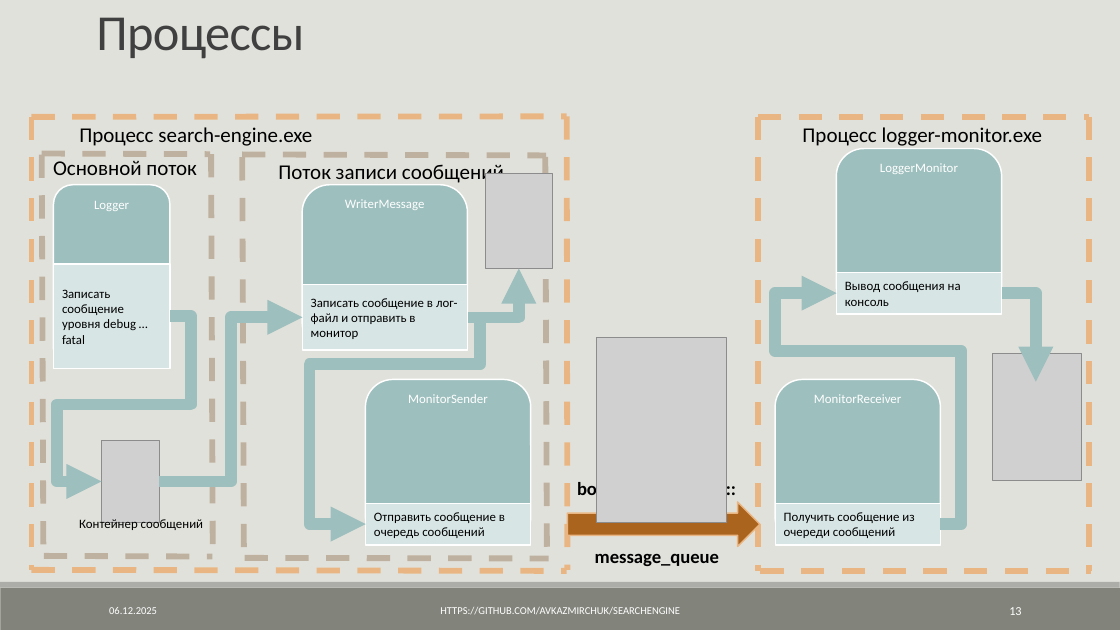
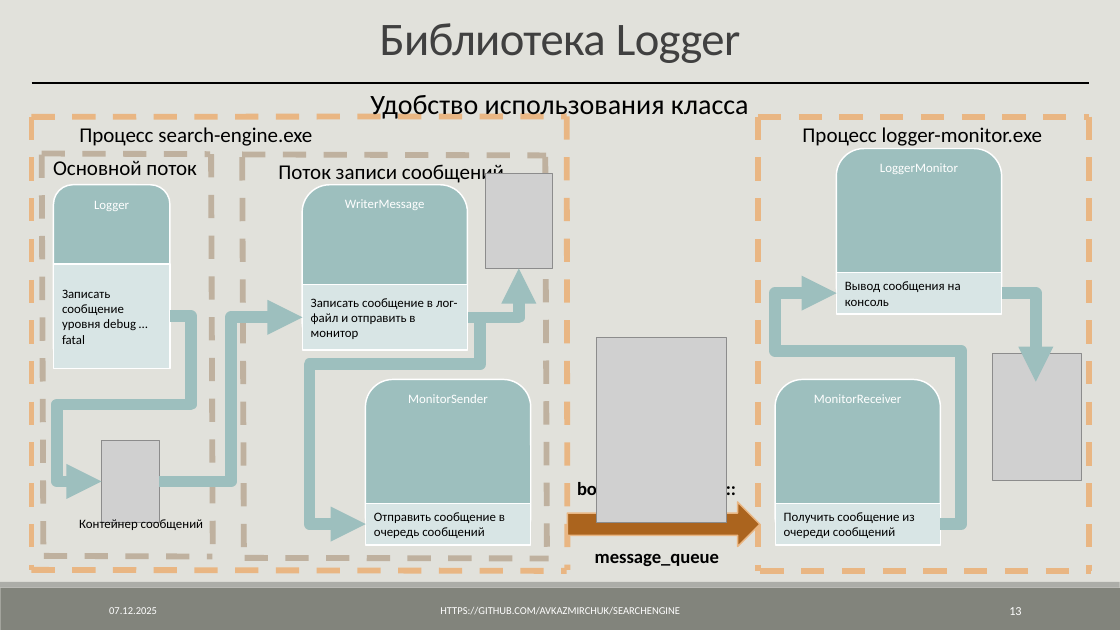
Before and after one commit to AVKazmirchuk/SearchEngine, a slide deck: slide 13 of presentation/защита.pptx. Drawn at 1120x630 pixels with LibreOffice and Linux fonts; fonts in the diff are those of the drawing; grey boxes stand for pictures. Boxes give left, top, right and bottom in pixels: in the first picture for what was removed or moved away, otherwise in the second. Text is boxed around its words. In the diff, an @@ line names an element or a change of style, - is before the commit and + after.

```diff
--- a/presentation/защита.pptx
+++ b/presentation/защита.pptx
@@ text removed at <box>96,17,304,59</box> @@
-Процессы
@@ text added at <box>380,23,740,63</box>, 40 pt, text #404040 @@
+Библиотека Logger
@@ line added from (32, 83) to (1090, 83), #000000 2 pt @@
@@ text added at <box>370,95,749,121</box>, 24 pt, text #000000 @@
+Удобство использования класса
@@ text at <box>109,607,157,614</box>: text changed @@
-06.12.2025
+07.12.2025
```
Also in this commit, not shown: 25 other slides changed, 17 other files.
